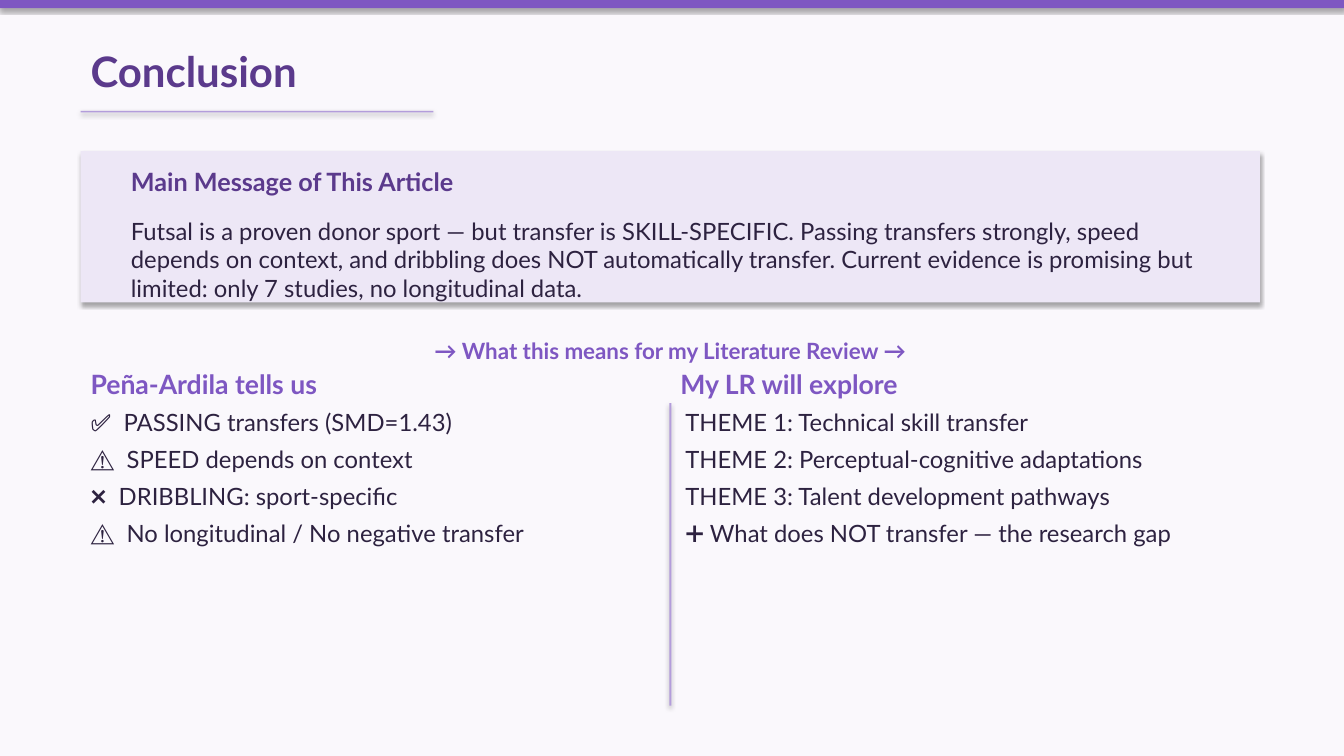
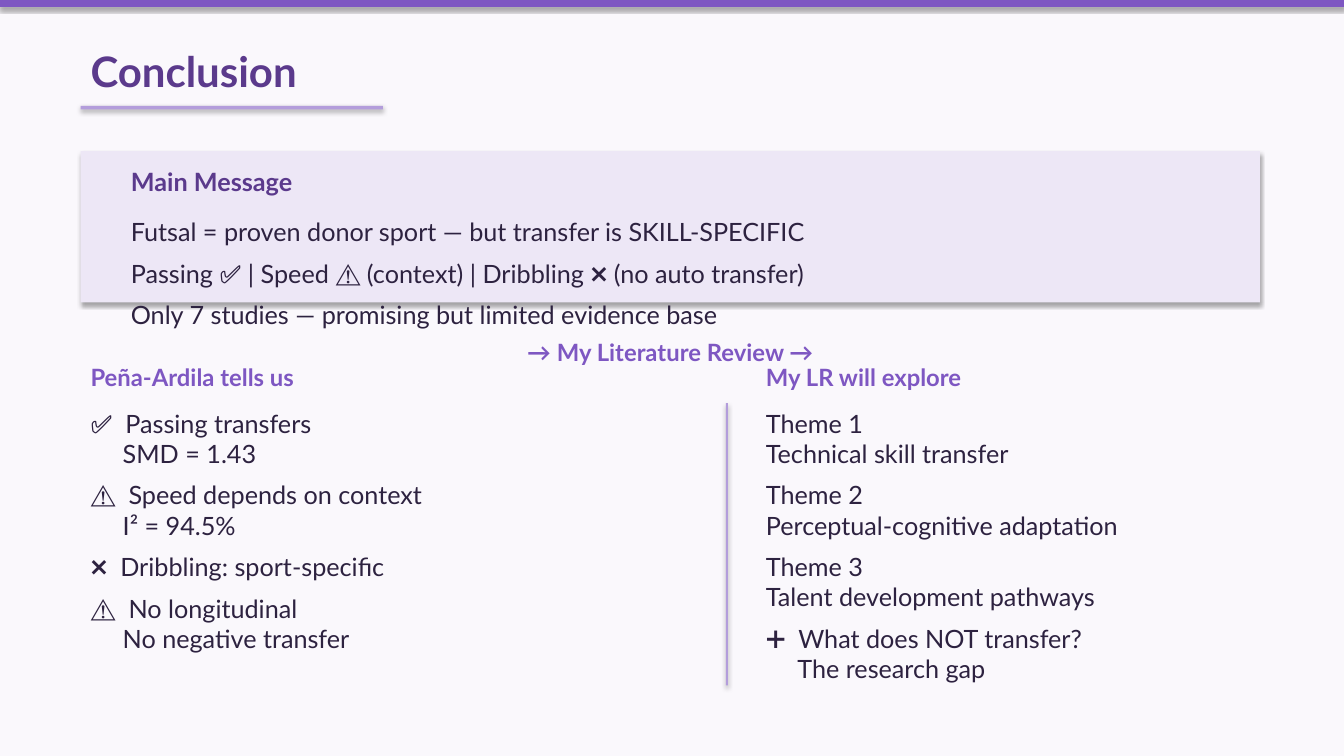
Before and after one commit to 975801846-star/workspace-outputs, a slide deck: slide 7 of lr-slides/Presenting_Article_Pena-Ardila.pptx. Drawn at 1344x756 pixels with LibreOffice and Linux fonts; fonts in the diff are those of the drawing. Boxes give left, top, right and bottom in pixels: in the first picture for what was removed or moved away, otherwise in the second. Text is boxed around its words. In the diff, an @@ line names an element or a change of style, - is before the commit and + after.

```diff
--- a/lr-slides/Presenting_Article_Pena-Ardila.pptx
+++ b/lr-slides/Presenting_Article_Pena-Ardila.pptx
@@ rectangle: place and size @@
-rectangle at bbox=[81, 111, 434, 113]
+rectangle at bbox=[81, 106, 383, 109]
@@ text at bbox=[131, 172, 292, 196]: text changed @@
-Main Message of This Article
+Main Message
@@ text at bbox=[131, 222, 805, 329]: text changed; size 17 to 18 pt @@
-Futsal is a proven donor sport — but transfer is SKILL-SPECIFIC. Passing transfers strongly, speed depends on context, and dribbling does NOT automatically transfer. Current evidence is promising but limited: only 7 studies, no longitudinal data.
+Futsal = proven donor sport — but transfer is SKILL-SPECIFIC
+Passing ✅ | Speed ⚠️ (context) | Dribbling ❌ (no auto transfer)
+Only 7 studies — promising but limited evidence base
@@ text "Peña-Ardila tells us" at bbox=[91, 368, 294, 386]: size 19 to 17 pt @@
@@ text at bbox=[557, 343, 784, 365]: text changed; size 16 to 17 pt @@
-→ What this means for my Literature Review →
+→ My Literature Review →
@@ text "My LR will explore" at bbox=[766, 368, 961, 390]: size 19 to 17 pt @@
@@ text "My LR will explore": place and size @@
-text "My LR will explore" at bbox=[680, 374, 897, 399]
+text "My LR will explore" at bbox=[766, 368, 961, 390]
@@ text at bbox=[120, 414, 422, 652]: text changed; size 17 to 18 pt @@
-✅ PASSING transfers (SMD=1.43)
-⚠️ SPEED depends on context
-❌ DRIBBLING: sport-specific
-⚠️ No longitudinal / No negative transfer
+✅ Passing transfers
+SMD = 1.43
+⚠️ Speed depends on context
+I² = 94.5%
+❌ Dribbling: sport-specific
+⚠️ No longitudinal
+No negative transfer
@@ rectangle: place and size @@
-rectangle at bbox=[669, 403, 671, 706]
+rectangle at bbox=[726, 403, 728, 686]
@@ text at bbox=[766, 414, 1117, 683]: text changed; size 17 to 18 pt @@
-THEME 1: Technical skill transfer
-THEME 2: Perceptual-cognitive adaptations
-THEME 3: Talent development pathways
-➕ What does NOT transfer — the research gap
+Theme 1
+Technical skill transfer
+Theme 2
+Perceptual-cognitive adaptation
+Theme 3
+Talent development pathways
+➕ What does NOT transfer?
+The research gap
```
Also in this commit, not shown: 6 other slides changed.
